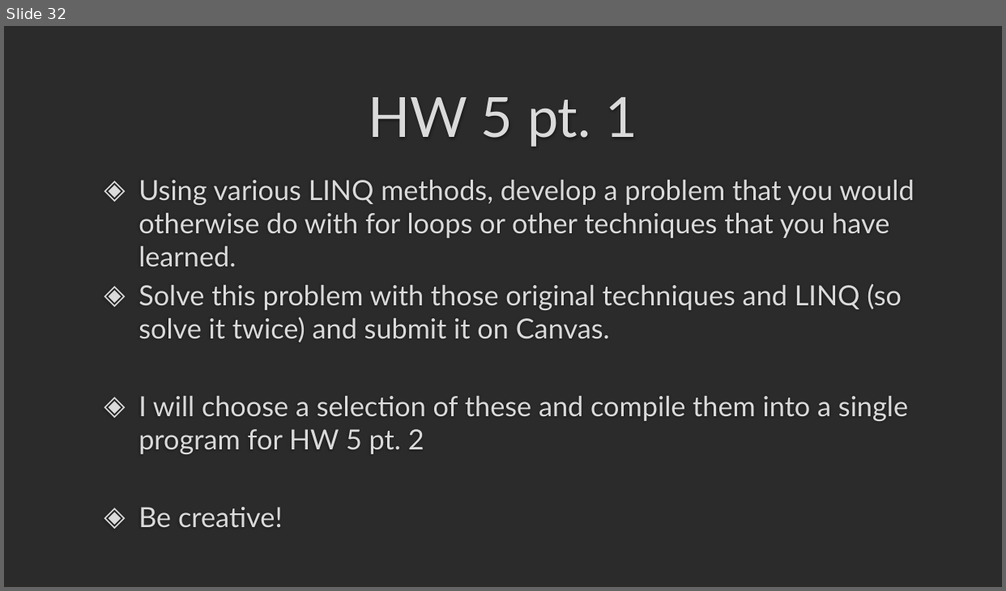
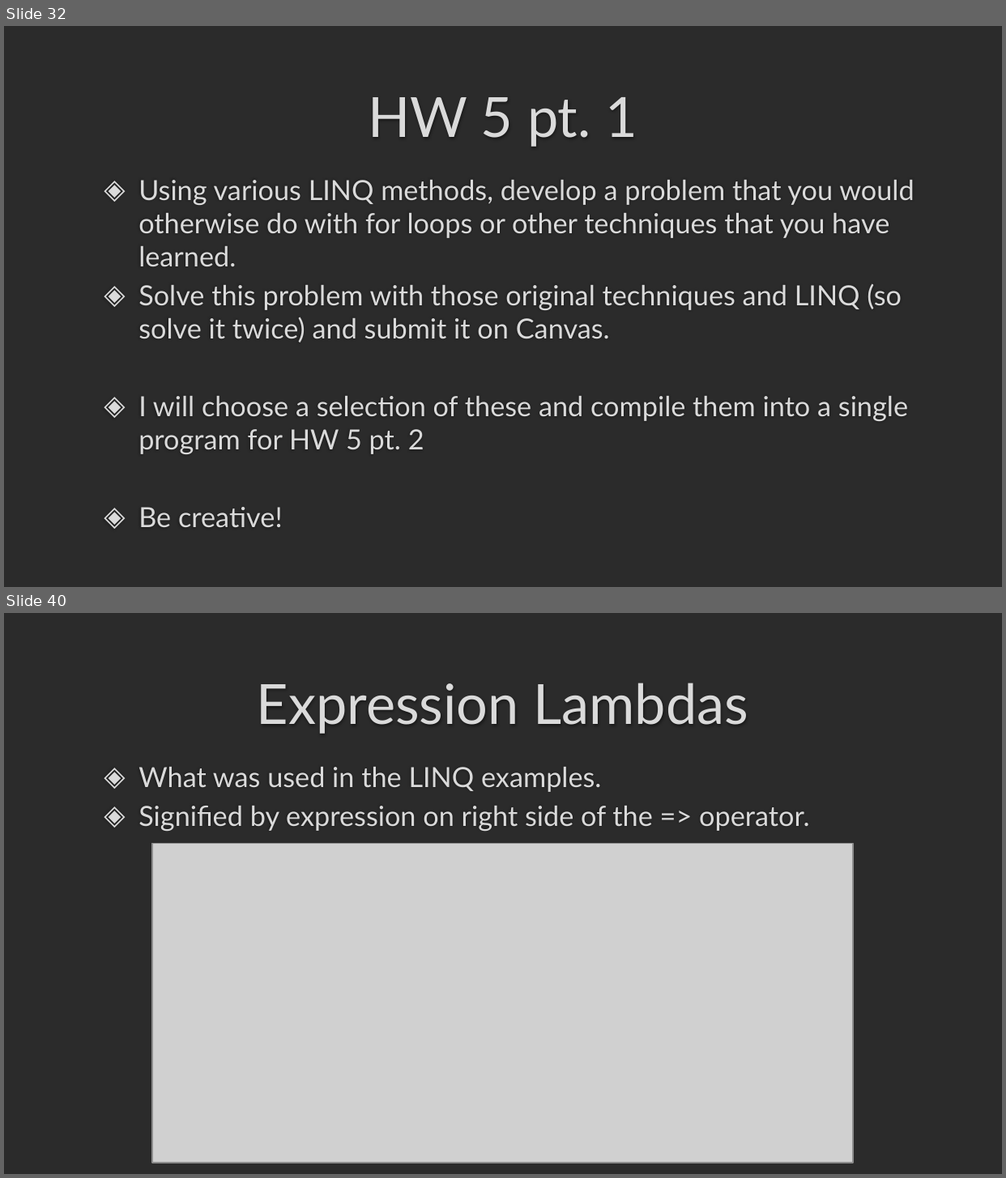
Before and after one commit to darrare/CS-3020, a slide deck: Documents/Powerpoints/5.0 LINQ and Lambda Expressions.pptx. Shown one above the other, each under a label of ours: slide 32 before the commit, slides 32 and 40 after it; the slides between them are not shown. The pictures are 1006x591 and 1006x1178 pixels, drawn with LibreOffice and Linux fonts; fonts in the diff are those of the drawing; grey boxes stand for pictures; background and template pictures are left out; a plain dark background stands for a picture behind light text. Boxes give left, top, right and bottom in pixels: in the first picture for what was removed or moved away, otherwise in the second. Text is boxed around its words. In the diff, an @@ line names an element or a change of style, - is before the commit and + after.

```diff
--- a/Documents/Powerpoints/5.0 LINQ and Lambda Expressions.pptx
+++ b/Documents/Powerpoints/5.0 LINQ and Lambda Expressions.pptx
@@ slide 40 added at <box>4,613,1002,1174</box>, background picture (left out) @@
@@ title added at <box>257,683,748,734</box>, 40 pt, text #DADADA @@
+Expression Lambdas
@@ text added at <box>138,767,810,831</box>, 20 pt, text #DADADA @@
+◈ What was used in the LINQ examples.
+◈ Signified by expression on right side of the => operator.
@@ picture added at <box>151,844,852,1164</box> @@
```
Also in this commit, not shown: 10 other slides added, 27 other files.
